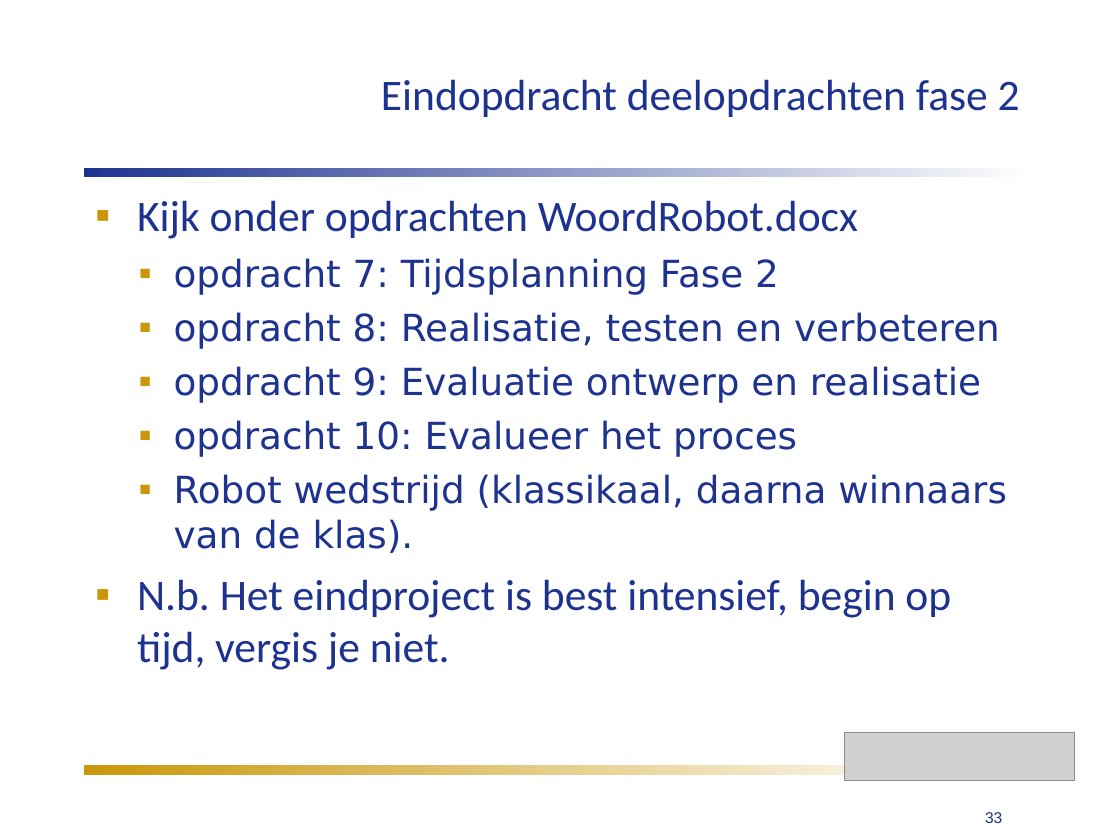
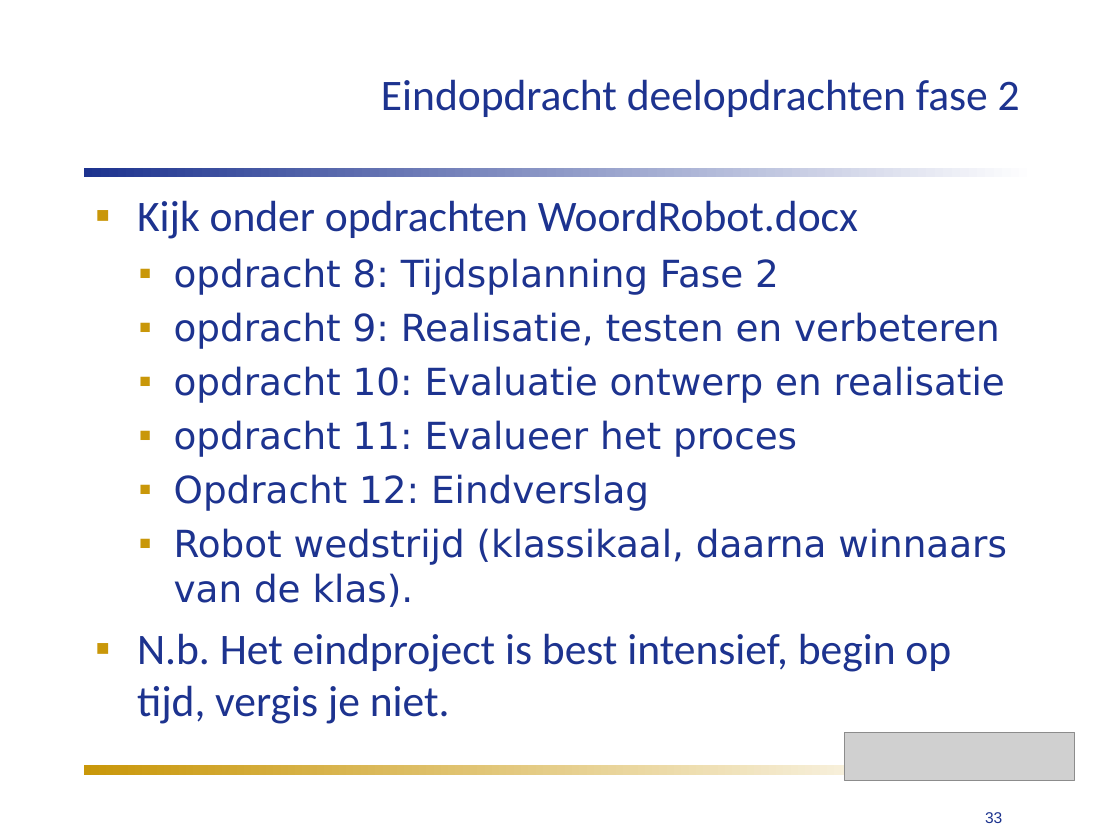
Before and after one commit to humiq/Greendevelopment, a slide deck: slide 33 of trunk/documents/Colleges/ISIROB College 2.ppt. Drawn at 1120x840 pixels with LibreOffice and Linux fonts; fonts in the diff are those of the drawing; grey boxes stand for pictures. Boxes give left, top, right and bottom in pixels: in the first picture for what was removed or moved away, otherwise in the second. Text is boxed around its words. In the diff, an @@ line names an element or a change of style, - is before the commit and + after.

Commit message:
Updated bullet list and added assignment 12.

```diff
--- a/trunk/documents/Colleges/ISIROB College 2.ppt
+++ b/trunk/documents/Colleges/ISIROB College 2.ppt
@@ text at (174, 258, 1005, 511): text changed @@
-  ▪ opdracht 7: Tijdsplanning Fase 2
-  ▪ opdracht 8: Realisatie, testen en verbeteren
-  ▪ opdracht 9: Evaluatie ontwerp en realisatie
-  ▪ opdracht 10: Evalueer het proces
+  ▪ opdracht 8: Tijdsplanning Fase 2
+  ▪ opdracht 9: Realisatie, testen en verbeteren
+  ▪ opdracht 10: Evaluatie ontwerp en realisatie
+  ▪ opdracht 11: Evalueer het proces
+  ▪ Opdracht 12: Eindverslag
```
